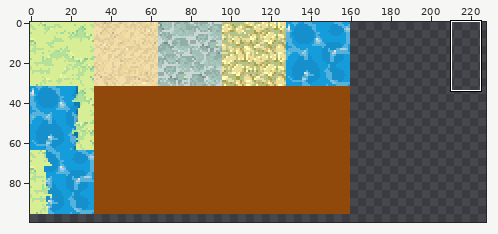
Two versions of one sprite sheet, static/res/tiles/ground/ground.png. The first picture is a wide view before the edit; the outline marks the close-up.
Close-up. First the earlier version:
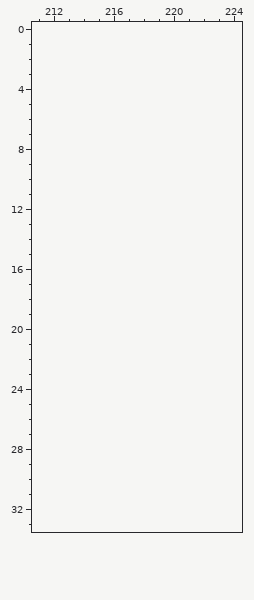
The file is 160x96 pixels. Colours within 5 levels of each other are drawn and written as one. Shown: x 211..224, y 0..33. The old version is drawn lined up with the new one, on the new canvas. The wide view leaves out empty margins. The commit also changed other parts of the picture, which this record leaves out.
Palette (. is transparent): 
New version:
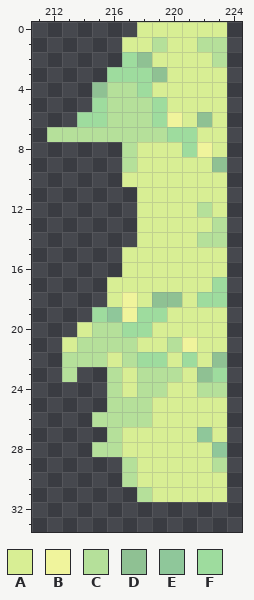
Colours new in this view: A #d8ee94  B #f0f49c  C #b5e09a  D #8fc193  E #8fc79a  F #9edc9e
Edits made:
canvas 160x96 -> 320x192
Changed rows in their new state; - is an unchanged pixel.
first column x 212:
 0 ------AAAAAA
 1 -----AACAACC
 2 -----FDAAAAC
 3 ----FFFDAAAA
 4 ---DCCFAAAAA
 5 ---FCCCFAAAA
 6 --FFCCCFBADA
 7 CCCCCCCCFFAA
 8 -----CAAAFBA
 9 -----CAAAAAD
10 -----AAAAAAA
11 ------AAAAAA
12 ------AAAACA
13 ------AAAAAC
14 ------AAAACC
15 -----AAAAAAA
16 -----AAAAAAA
17 ----AAAAAAAF
18 ----ABADDAFF
19 ---FEBFFAAAA
20 --ACCFFAAAAA
21 -ACCCCAACBAA
22 -CCCACFFAFAD
23 -C--CACCCADF
24 ----CACCAACC
25 ----CCCAAAAA
26 ---CCCCAAAAA
27 ----CAAAAAEA
28 ---CCAAAAAAE
29 -----CAAAAAC
30 -----CAAAAAA
31 ------CAAAAA
Boxes around the changes in both close-ups, in picture pixels (x1, y1, x2, y2):
added: (47, 22, 227, 502)
